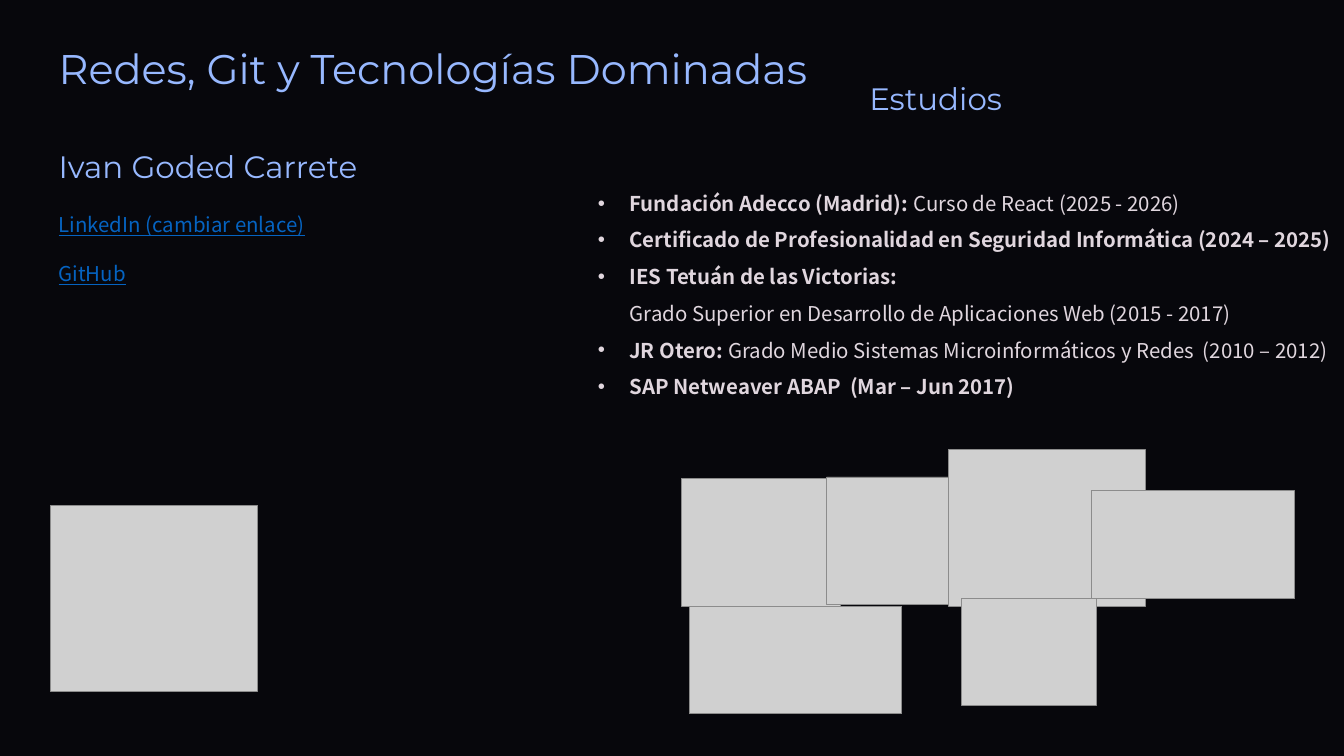
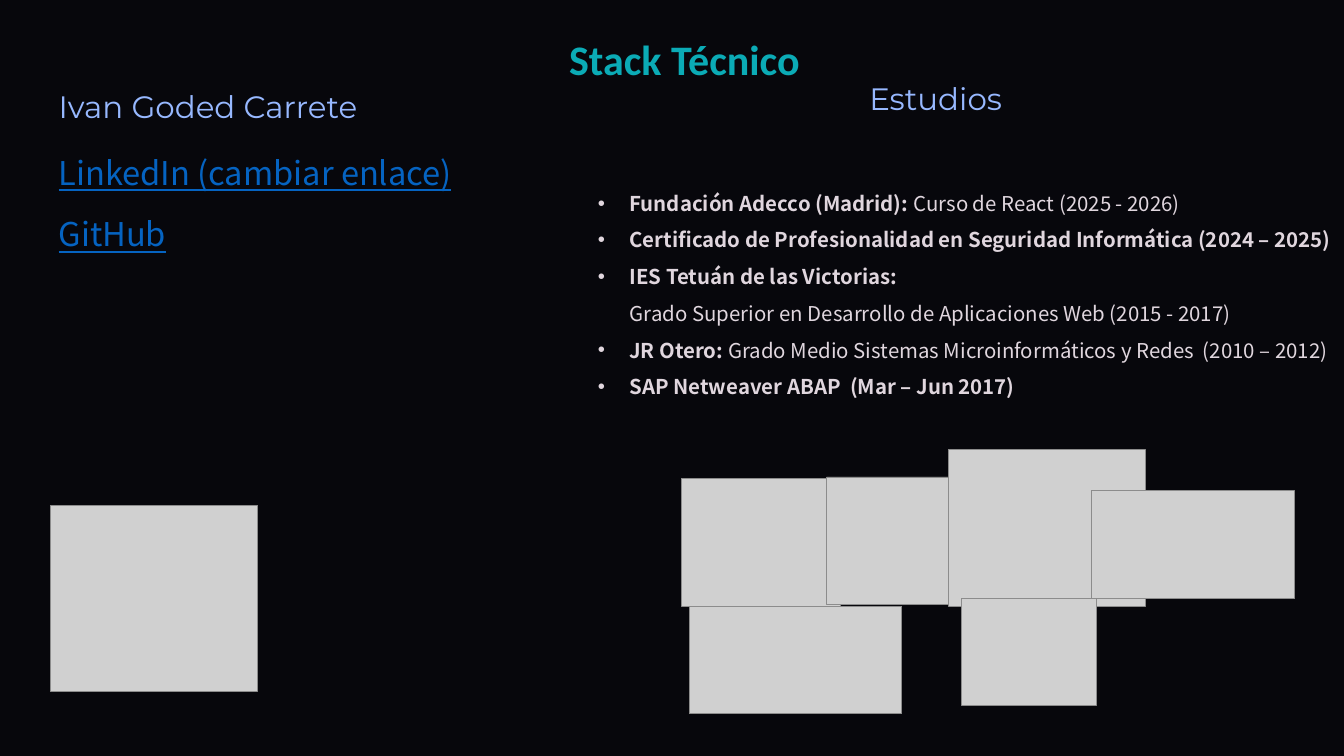
Before and after one commit to DavidCorredorMiguel/proyectogrupo2, a slide deck: slide 5 of Tech-and-Learn-Innovacion-y-Aprendizaje-en-E-commerce (1).pptx. Drawn at 1344x756 pixels with LibreOffice and Linux fonts; fonts in the diff are those of the drawing; grey boxes stand for pictures; background and template pictures are left out. Boxes give left, top, right and bottom in pixels: in the first picture for what was removed or moved away, otherwise in the second. Text is boxed around its words. In the diff, an @@ line names an element or a change of style, - is before the commit and + after.

```diff
--- a/Tech-and-Learn-Innovacion-y-Aprendizaje-en-E-commerce (1).pptx
+++ b/Tech-and-Learn-Innovacion-y-Aprendizaje-en-E-commerce (1).pptx
@@ text removed at (59, 53, 807, 93) @@
-Redes, Git y Tecnologías Dominadas
@@ text added at (569, 45, 800, 76), 36 pt, text #0BABB6, bold @@
+Stack Técnico
@@ text "Ivan Goded Carrete": place and size @@
-text "Ivan Goded Carrete" at (59, 155, 358, 179)
+text "Ivan Goded Carrete" at (59, 95, 358, 119)
@@ text "LinkedIn (cambiar enlace)": place and size @@
-text "LinkedIn (cambiar enlace)" at (59, 215, 304, 236)
+text "LinkedIn (cambiar enlace)" at (59, 158, 452, 191)
@@ text "LinkedIn (cambiar enlace)" at (59, 158, 452, 191): size 17.5 to 28 pt @@
@@ text "GitHub" at (59, 220, 166, 253): size 17.5 to 28 pt @@
@@ text "GitHub": place and size @@
-text "GitHub" at (59, 264, 126, 285)
+text "GitHub" at (59, 220, 166, 253)
```
Also in this commit, not shown: 9 other slides changed, 1 slide added.
